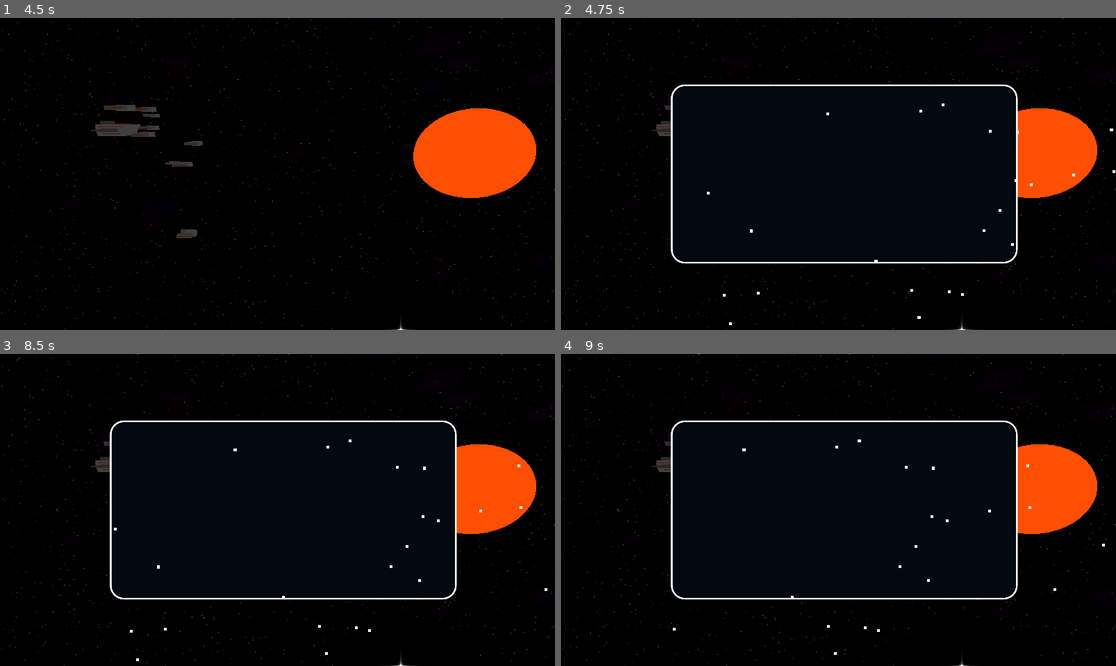
Above: before the commit, frames 1-4 (two rows, left to right).
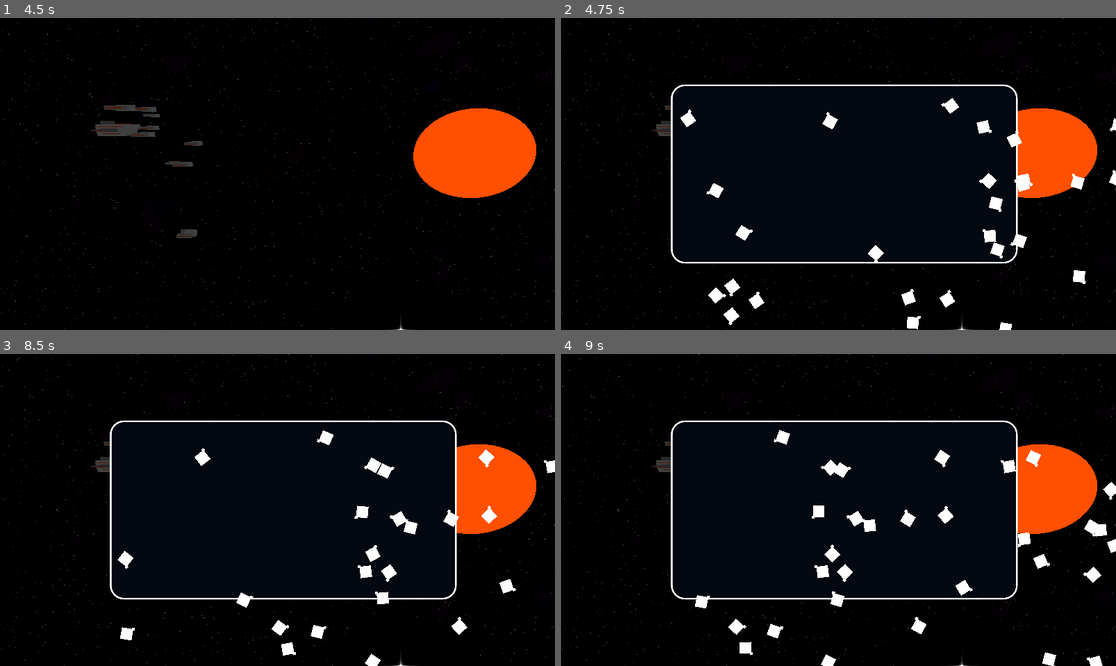
Above: after the commit, the same moments.

Repository: SidewaysFox/faster-than-faster-than-light
Game: Godot game, scene res://space.tscn
Two runs of this game, one before a commit and one after it. Both use one fixed random seed, a clock stepped at 60 frames per second and the inputs below.
Inputs:
- Up to frame 1 (4.5 s): tap Enter at 0.5, 4.25 s; hold W (up1) 0.53-1.28 s; tap 1 (1) at 0.6, 3.8, 4.35 s; tap 5 (5) at 0.8, 1.35 s; hold S (down1) 1.28-2.03 s; tap B (A) at 1.55, 2.1 s; hold Left (left2) 2.03-2.78 s; hold W (up1) 2.03-3.53 s; tap Left (left2) at 2.85 s; tap Right (right2) at 3.05 s; tap Space at 3.5 s; hold Right (right2) 3.53-4.28 s; hold S (down1) from 3.53 s (still down)
- Up to frame 2 (4.75 s): keep holding S (down1); tap 5 (5) at 4.55 s
- Up to frame 3 (8.5 s): tap 5 (5) at 5.1, 8.3 s; tap B (A) at 5.3, 5.85 s; tap Space at 5.75, 7.25 s; release S (down1) at 5.78 s; hold W (up1) 5.78-8.03 s; tap Left (left2) at 6.05, 7.35 s; tap Enter at 6.5 s; hold Right (right2) 6.53-7.28 s; tap Down (down2) at 6.6 s; tap 1 (1) at 7.55 s; hold S (down1) from 8.03 s (still down); hold Right (right2) from 8.03 s (still down)
- Up to frame 4 (9 s): keep holding S (down1); release Right (right2) at 8.78 s; tap Up (up2) at 8.85 s

Frame 1 is identical in both runs. In frame 2, 1.9% of the frame differs, in the area x 21-100%, y 25-100%; in frame 3, 2.0%; in frame 4, 2.5%, in the area x 20-100%, y 24-100%.
Error before the commit: Out of bounds get index '2' (on base: 'Array') (res://user_interface.gd:68)
Error after the commit: Out of bounds get index '2' (on base: 'Array') (res://user_interface.gd:73)

Commit message:
more galaxy map stuff

Diff:
--- a/faster-than-faster-than-light/galaxy_map_token.gd
+++ b/faster-than-faster-than-light/galaxy_map_token.gd
@@ -2,9 +2,12 @@
 
 
 @onready var ui: Node = find_parent("UserInterface")
+var id: int
+var rotation_rate: float = randf_range(-45.0, 45.0)
 
 
 func _process(delta: float) -> void:
+	rotation_degrees += rotation_rate * delta
 	if global_position.x > 380.0 and global_position.x < 3020.0 and ui.galaxy_map_showing:
 		show()
 	else:
--- a/faster-than-faster-than-light/galaxy_map_token.tscn
+++ b/faster-than-faster-than-light/galaxy_map_token.tscn
@@ -10,3 +10,7 @@
 offset_top = -5.0
 offset_right = 5.0
 offset_bottom = 5.0
+
+[node name="ColorRect2" type="ColorRect" parent="."]
+offset_right = 40.0
+offset_bottom = 40.0
--- a/faster-than-faster-than-light/global.gd
+++ b/faster-than-faster-than-light/global.gd
@@ -1,6 +1,9 @@
 extends Node
 
 
+var sector_count: int = 8
+var sector_system_count: int = 25
+var joystick_sens: float = 1.5
 var galaxy_data: Array = []
 var current_system: int
 var jump_distance: int = 4
@@ -9,8 +12,8 @@
 func _ready() -> void:
 	var sector: int = 0
 	var system_id: int = 0
-	for s in 8:
-		for n in 22:
+	for s in sector_count:
+		for n in sector_system_count:
 			galaxy_data.append([system_id, Vector2((sector * 800) + (randf() * 800), randf_range(60, 1560)), s])
 			system_id += 1
 		sector += 1
--- a/faster-than-faster-than-light/starship.gd
+++ b/faster-than-faster-than-light/starship.gd
@@ -44,7 +44,7 @@
 var jump_mode: int = -1
 var jump_destination: Vector3
 
-# Misc stats
+# Miscellaneous stats
 var kills: int = 0
 var total_hull_damage: int = 0
 
--- a/faster-than-faster-than-light/user_interface.gd
+++ b/faster-than-faster-than-light/user_interface.gd
@@ -48,10 +48,15 @@
 
 func _ready() -> void:
 	$Dialogue.hide()
+	var leftmost_token: Array = [0, 800]
 	for i in Global.galaxy_data:
 		var new_token: Node = galaxy_map_token.instantiate()
+		new_token.id = i[0]
 		new_token.position = i[1]
+		if i[1].x < leftmost_token[1]:
+			leftmost_token = [i[0], i[1].x]
 		$GalaxyMap/Tokens.add_child(new_token)
+	Global.current_system = leftmost_token[0]
 
 
 func _process(delta: float) -> void:
@@ -76,9 +81,9 @@
 	if galaxy_map_showing:
 		$GalaxyMap.show()
 		if Input.is_action_pressed("right2") and $GalaxyMap/Tokens.position.x > -3820:
-			$GalaxyMap/Tokens.position.x -= 600 * delta
+			$GalaxyMap/Tokens.position.x -= 800 * delta * Global.joystick_sens
 		if Input.is_action_pressed("left2") and $GalaxyMap/Tokens.position.x < 45:
-			$GalaxyMap/Tokens.position.x += 600 * delta
+			$GalaxyMap/Tokens.position.x += 800 * delta * Global.joystick_sens
 	else:
 		$GalaxyMap.hide()
 
